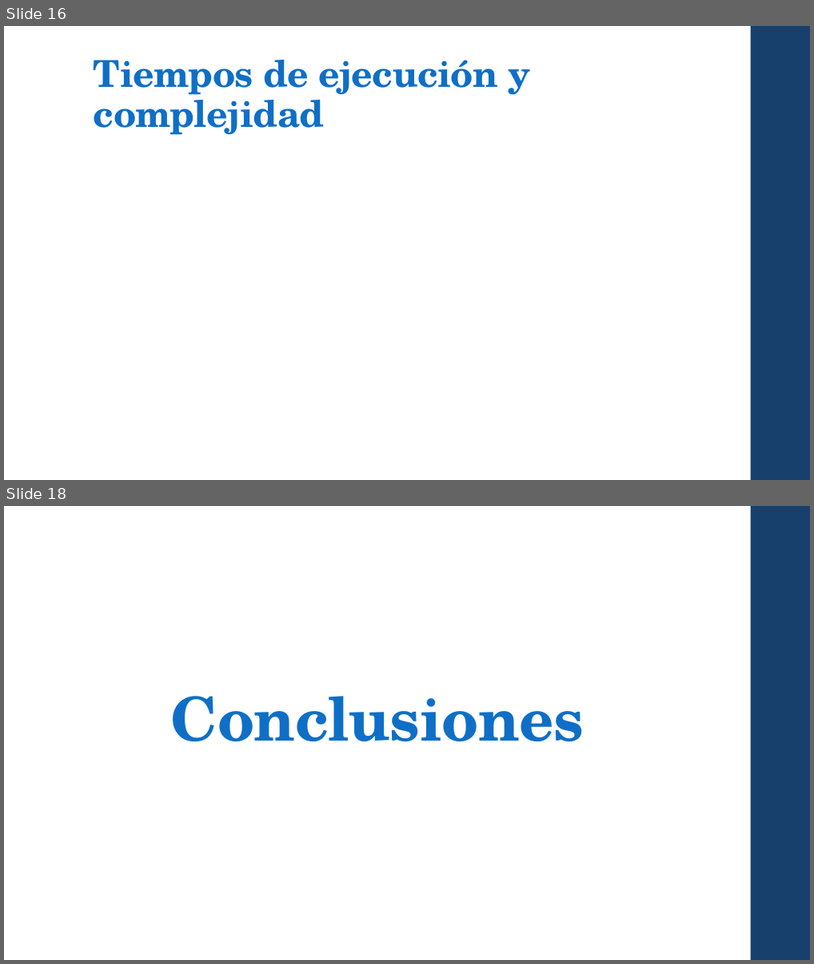
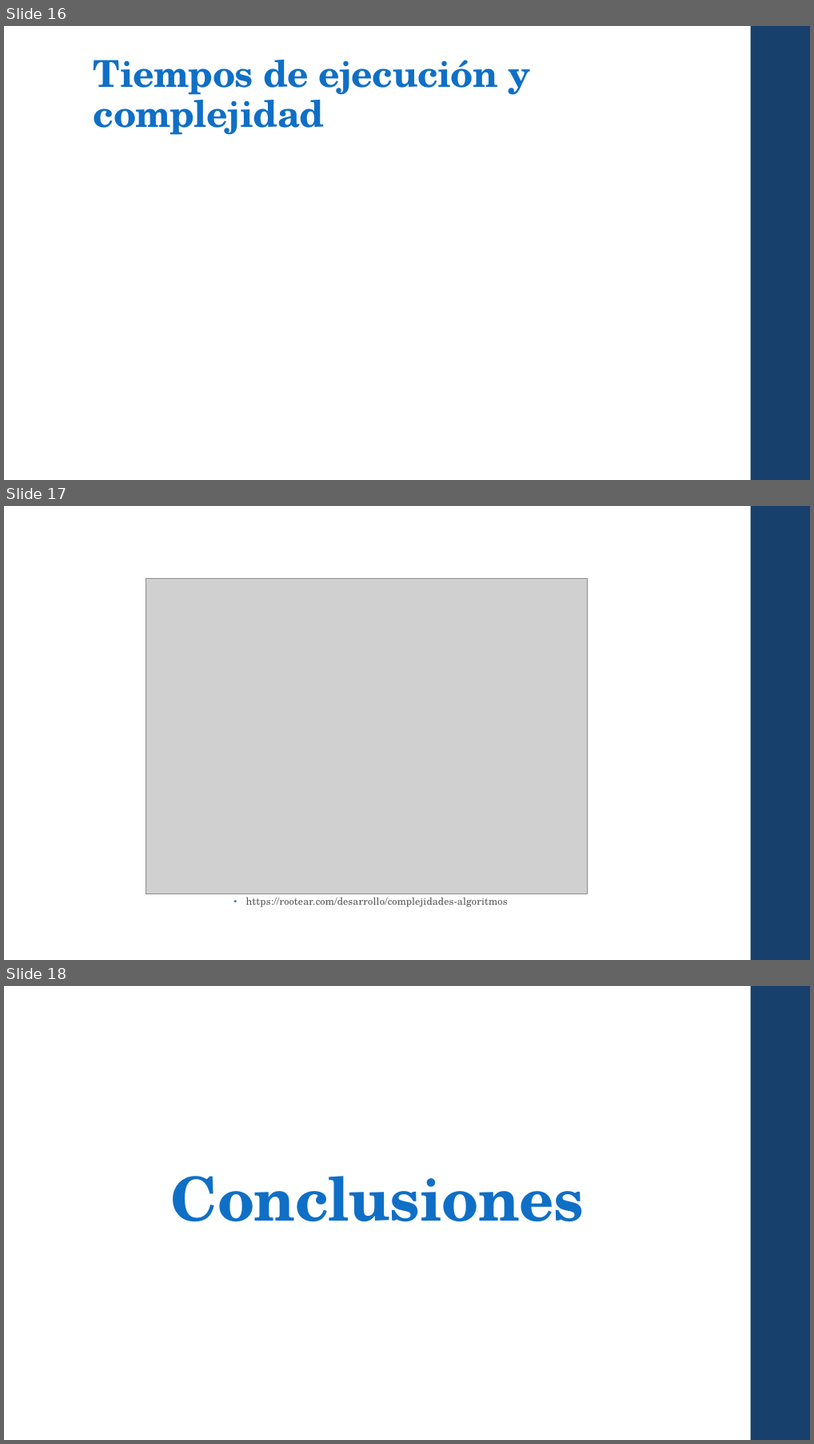
Before and after one commit to CursosIE/IE-0217-III-16-G1, a slide deck: Proyecto/proyectoFinal.pptx. Shown one above the other, each under a label of ours: slides 16 and 18 before the commit, slides 16, 17 and 18 after it; the slides between them are not shown. The pictures are 814x964 and 814x1444 pixels, drawn with LibreOffice and Linux fonts; fonts in the diff are those of the drawing; grey boxes stand for pictures. Boxes give left, top, right and bottom in pixels: in the first picture for what was removed or moved away, otherwise in the second. Text is boxed around its words. In the diff, an @@ line names an element or a change of style, - is before the commit and + after.

Commit message:
Update pptx
update pptx

```diff
--- a/Proyecto/proyectoFinal.pptx
+++ b/Proyecto/proyectoFinal.pptx
@@ slide 17 added at bbox=[4, 506, 810, 960], background #FFFFFF; not listed: 1 template element that a slide beside it also shows @@
@@ picture added at bbox=[146, 579, 588, 894] @@
@@ text added at bbox=[246, 896, 508, 907], 12 pt, text #595959 @@
+• https://rootear.com/desarrollo/complejidades-algoritmos
```
Also in this commit, not shown: 1 slide removed.
